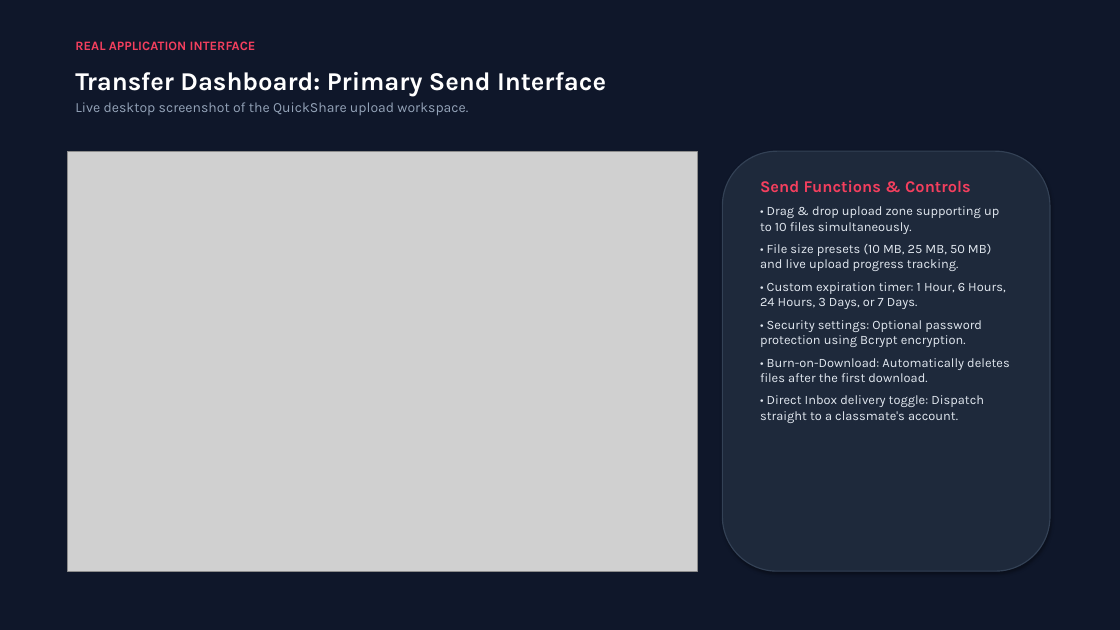
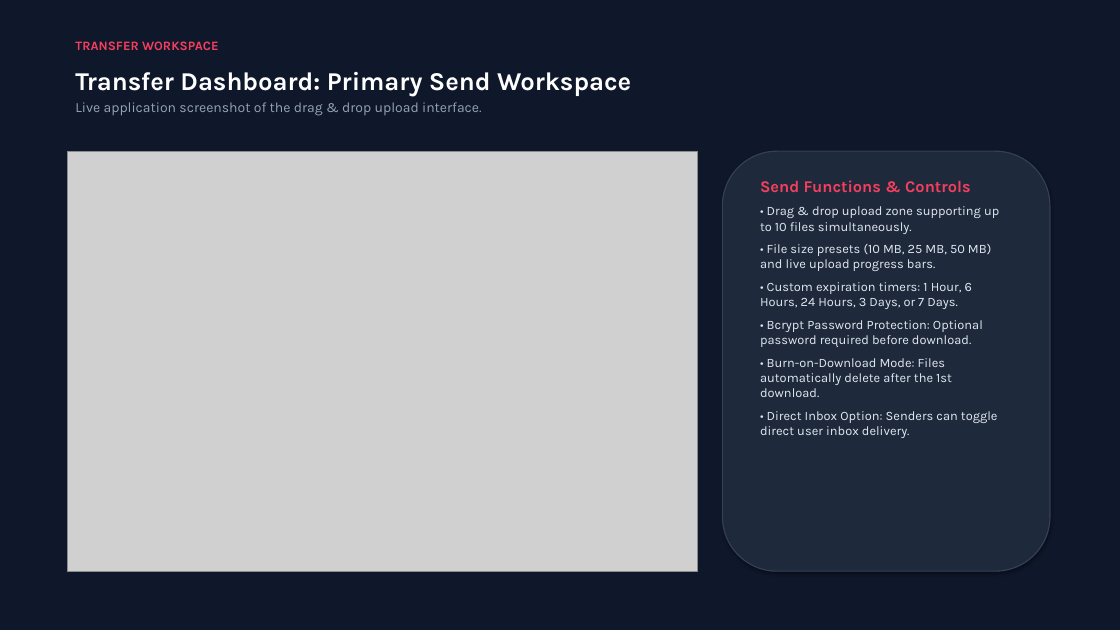
Before and after one commit to sathidevivaraprasadreddy/share, a slide deck: slide 5 of QuickShare_Project_Presentation.pptx (slide 4 before the commit). Drawn at 1120x630 pixels with LibreOffice and Linux fonts; fonts in the diff are those of the drawing; grey boxes stand for pictures. Boxes give left, top, right and bottom in pixels: in the first picture for what was removed or moved away, otherwise in the second. Text is boxed around its words. In the diff, an @@ line names an element or a change of style, - is before the commit and + after.

Commit message:
docs(presentation): complete 17-slide executive presentation with real screenshots of login and all core features

```diff
--- a/QuickShare_Project_Presentation.pptx
+++ b/QuickShare_Project_Presentation.pptx
@@ text at [75,41,218,50]: text changed @@
-REAL APPLICATION INTERFACE
+TRANSFER WORKSPACE
@@ text at [75,72,631,116]: text changed @@
-Transfer Dashboard: Primary Send Interface
-Live desktop screenshot of the QuickShare upload workspace.
+Transfer Dashboard: Primary Send Workspace
+Live application screenshot of the drag & drop upload interface.
@@ text at [760,244,998,438]: text changed @@
-• File size presets (10 MB, 25 MB, 50 MB) and live upload progress tracking.
-• Custom expiration timer: 1 Hour, 6 Hours, 24 Hours, 3 Days, or 7 Days.
-• Security settings: Optional password protection using Bcrypt encryption.
-• Burn-on-Download: Automatically deletes files after the first download.
-• Direct Inbox delivery toggle: Dispatch straight to a classmate's account.
+• File size presets (10 MB, 25 MB, 50 MB) and live upload progress bars.
+• Custom expiration timers: 1 Hour, 6 Hours, 24 Hours, 3 Days, or 7 Days.
+• Bcrypt Password Protection: Optional password required before download.
+• Burn-on-Download Mode: Files automatically delete after the 1st download.
+• Direct Inbox Option: Senders can toggle direct user inbox delivery.
```
Also in this commit, not shown: 7 other slides changed, 4 slides added, 2 other files.
